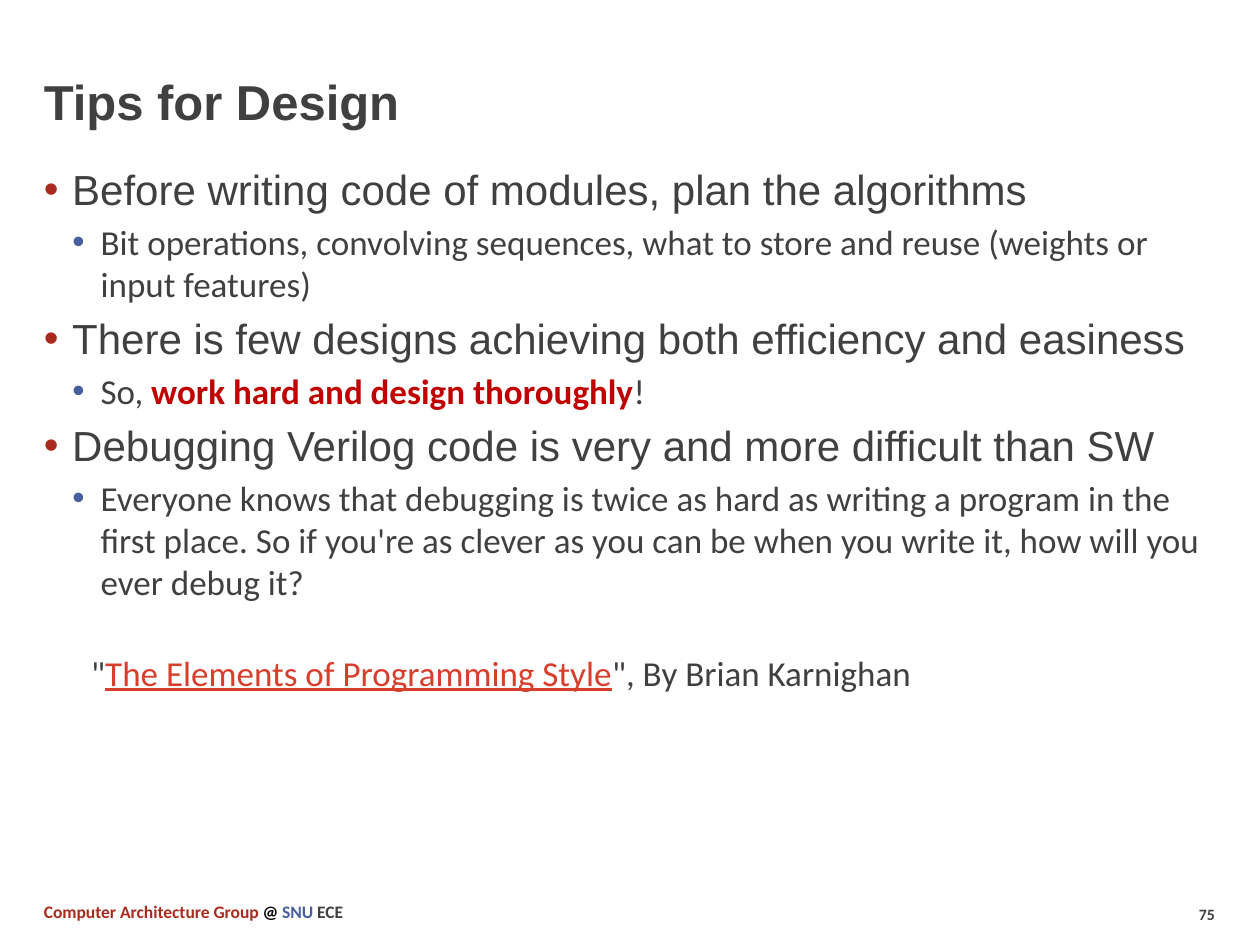
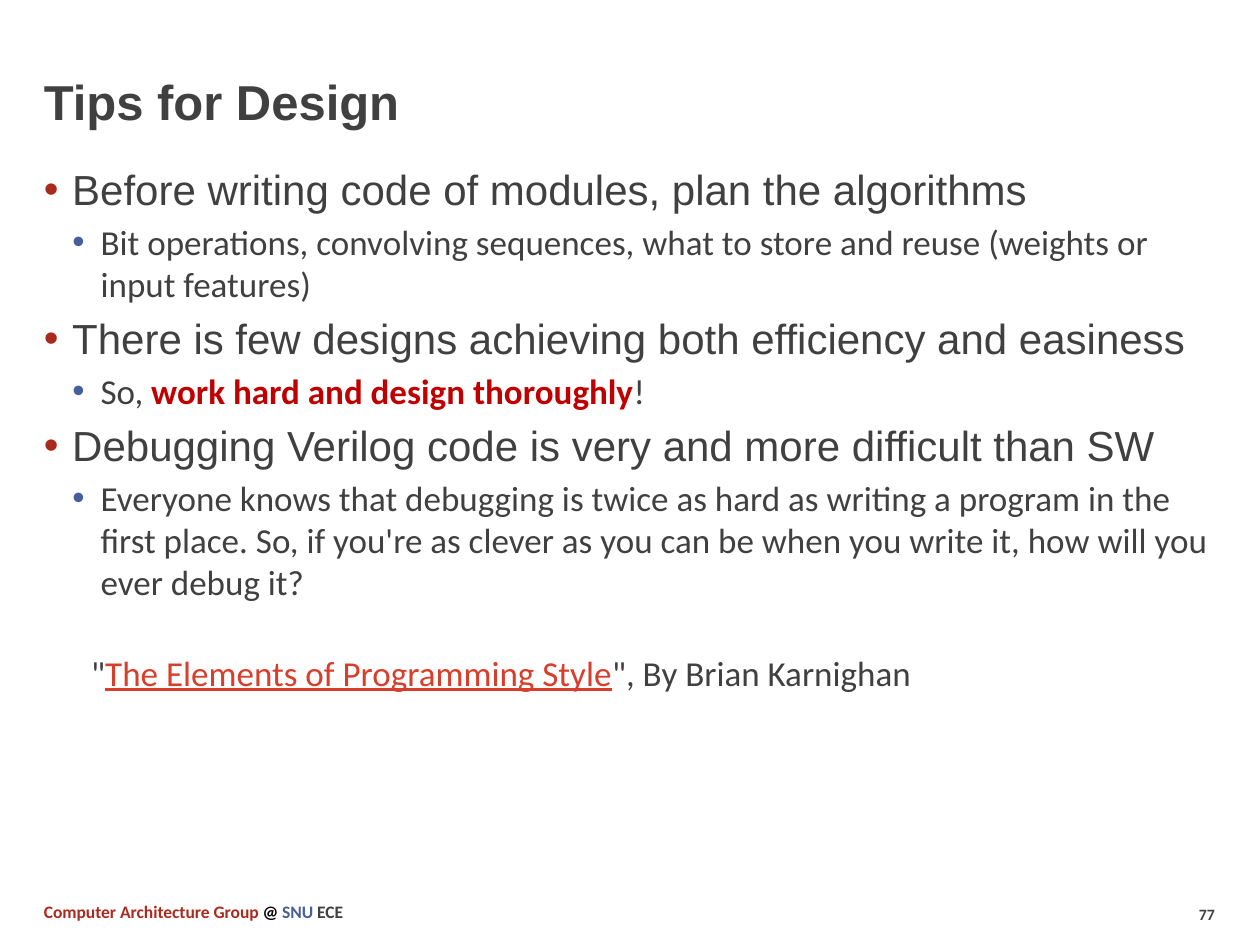
Before and after one commit to SNU-Comparch-Classes/ECE-315.A_2021_Fall_Final_Project, a slide deck: slide 77 of docs/Term_Project.pptx (slide 75 before the commit). Drawn at 1260x945 pixels with LibreOffice and Linux fonts; fonts in the diff are those of the drawing. Boxes give left, top, right and bottom in pixels: in the first picture for what was removed or moved away, otherwise in the second. Text is boxed around its words. In the diff, an @@ line names an element or a change of style, - is before the commit and + after.

```diff
--- a/docs/Term_Project.pptx
+++ b/docs/Term_Project.pptx
@@ text at bbox=[101, 486, 1207, 601]: text changed @@
-  • Everyone knows that debugging is twice as hard as writing a program in the first place. So if you're as clever as you can be when you write it, how will you ever debug it?
+  • Everyone knows that debugging is twice as hard as writing a program in the first place. So, if you're as clever as you can be when you write it, how will you ever debug it?
@@ page number at bbox=[1199, 909, 1215, 920]: text changed @@
-75
+77
```
Also in this commit, not shown: 6 other slides changed, 2 slides added, 1 slide removed.
